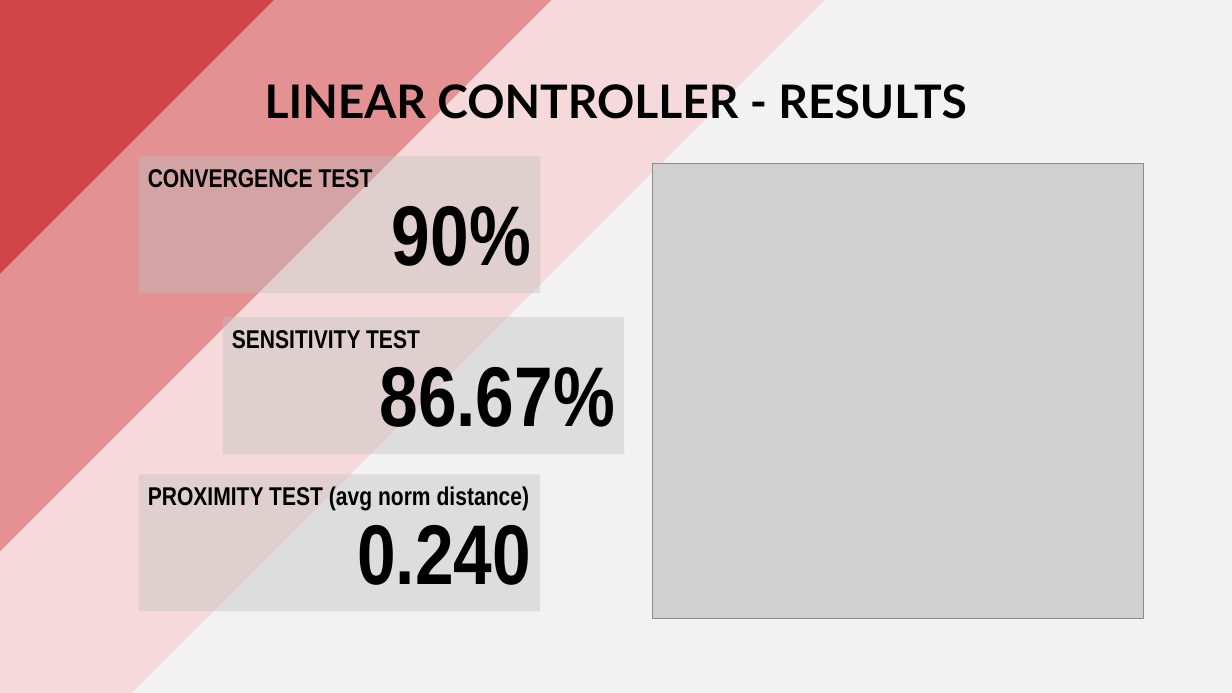
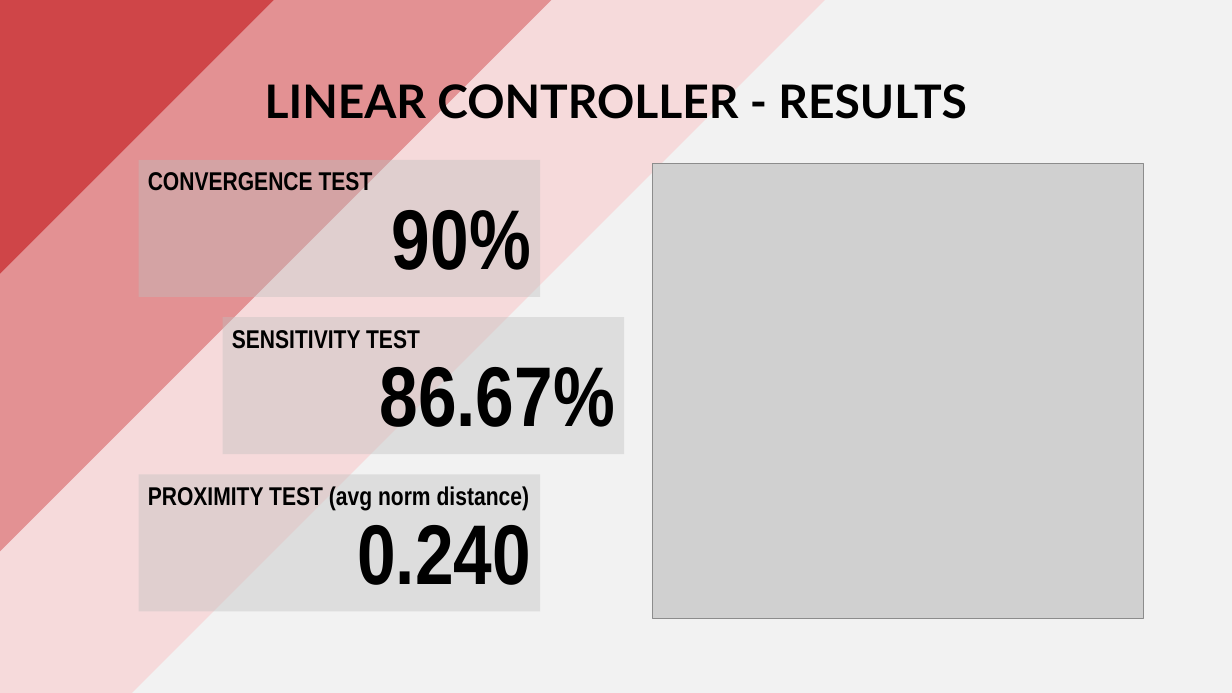
Before and after one commit to PippoGot/R-C2, a slide deck: slide 18 of documentation/presentation.pptx (slide 17 before the commit). Drawn at 1232x693 pixels with LibreOffice and Linux fonts; fonts in the diff are those of the drawing; grey boxes stand for pictures. Boxes give left, top, right and bottom in pixels: in the first picture for what was removed or moved away, otherwise in the second. Text is boxed around its words. In the diff, an @@ line names an element or a change of style, - is before the commit and + after.

```diff
--- a/documentation/presentation.pptx
+++ b/documentation/presentation.pptx
@@ rectangle "CONVERGENCE TEST": place and size @@
-rectangle "CONVERGENCE TEST" at [139,156,541,293]
+rectangle "CONVERGENCE TEST" at [139,160,541,297]
```
Also in this commit, not shown: 1 other slide changed, 1 slide added.
